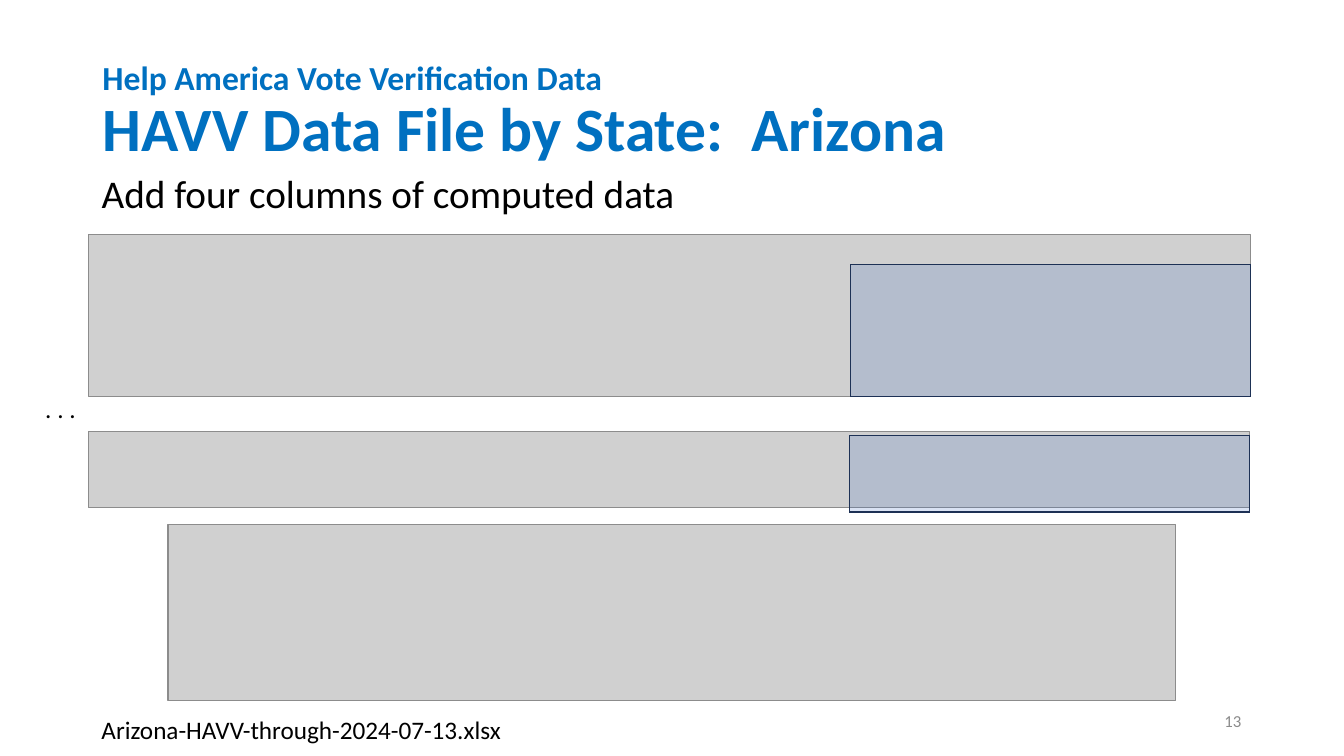
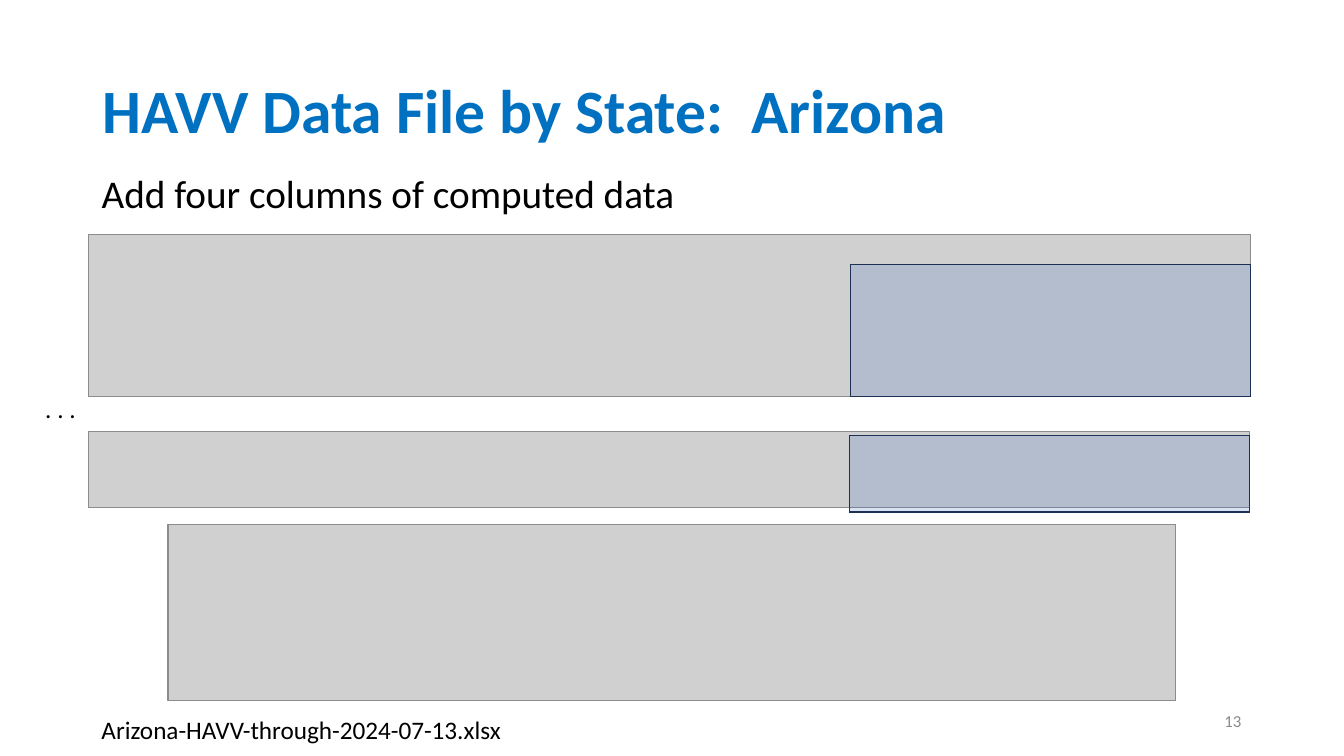
Before and after one commit to EarlGlynn/HAVV-analysis, a slide deck: slide 13 of HAVV-Analysis-2024-07-23.pptx. Drawn at 1344x756 pixels with LibreOffice and Linux fonts; fonts in the diff are those of the drawing; grey boxes stand for pictures. Boxes give left, top, right and bottom in pixels: in the first picture for what was removed or moved away, otherwise in the second. Text is boxed around its words. In the diff, an @@ line names an element or a change of style, - is before the commit and + after.

```diff
--- a/HAVV-Analysis-2024-07-23.pptx
+++ b/HAVV-Analysis-2024-07-23.pptx
@@ title at (x1=102, y1=89, x2=945, y2=143): text changed; size 24 to 44 pt @@
-Help America Vote Verification Data
-HAVV Data File by State: Arizona
+HAVV Data File by State: Arizona
```
Also in this commit, not shown: 8 other slides changed, 1 other file.
